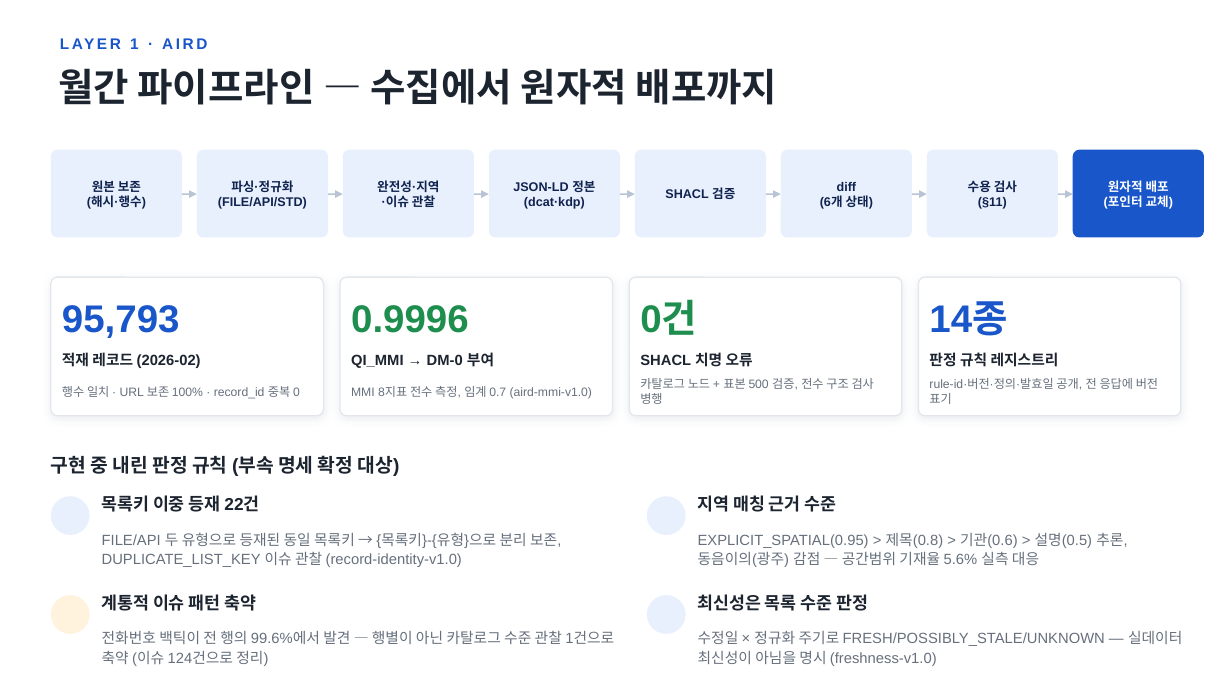
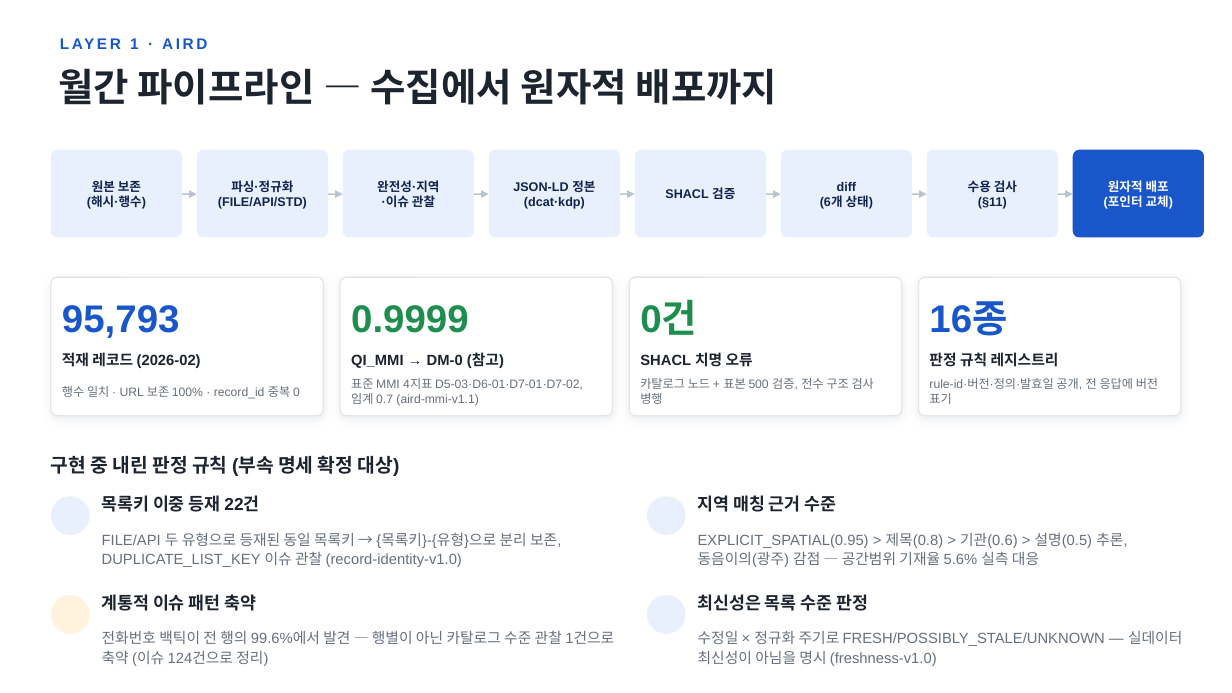
Before and after one commit to haklaekim/public-data-lens, a slide deck: slide 3 of docs/공공데이터_내비게이터_구현정리_v1.0.pptx. Drawn at 1232x693 pixels with LibreOffice and Linux fonts; fonts in the diff are those of the drawing; background and template pictures are left out. Boxes give left, top, right and bottom in pixels: in the first picture for what was removed or moved away, otherwise in the second. Text is boxed around its words. In the diff, an @@ line names an element or a change of style, - is before the commit and + after.

```diff
--- a/docs/공공데이터_내비게이터_구현정리_v1.0.pptx
+++ b/docs/공공데이터_내비게이터_구현정리_v1.0.pptx
@@ text at [351,305,469,333]: text changed @@
-0.9996
+0.9999
@@ text at [929,302,1007,336]: text changed @@
-14종
+16종
@@ text at [351,353,504,368]: text changed @@
-QI_MMI → DM-0 부여
+QI_MMI → DM-0 (참고)
@@ text at [351,378,583,406]: text changed @@
-MMI 8지표 전수 측정, 임계 0.7 (aird-mmi-v1.0)
+표준 MMI 4지표 D5-03·D6-01·D7-01·D7-02, 임계 0.7 (aird-mmi-v1.1)
```
Also in this commit, not shown: 1 other slide changed, 13 other files.
